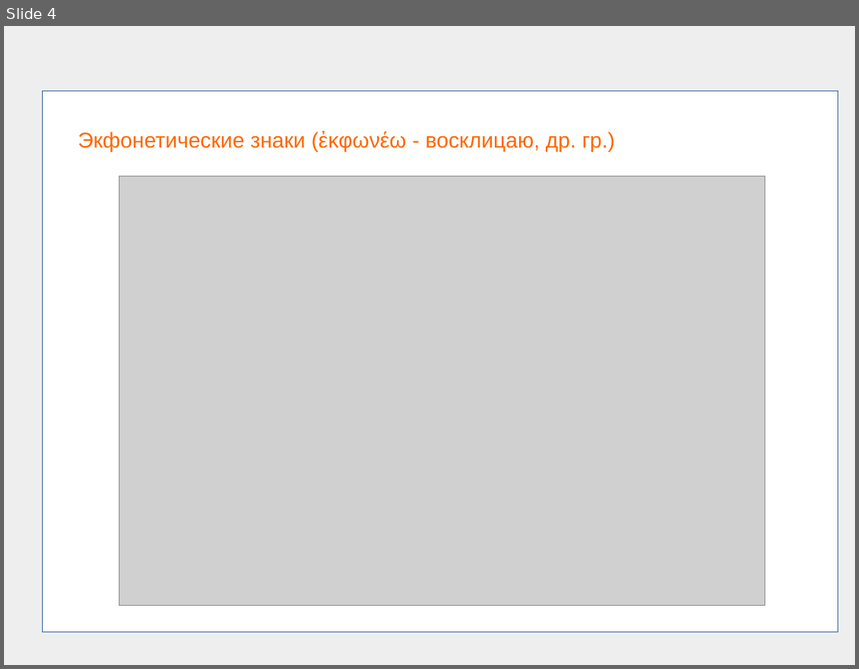
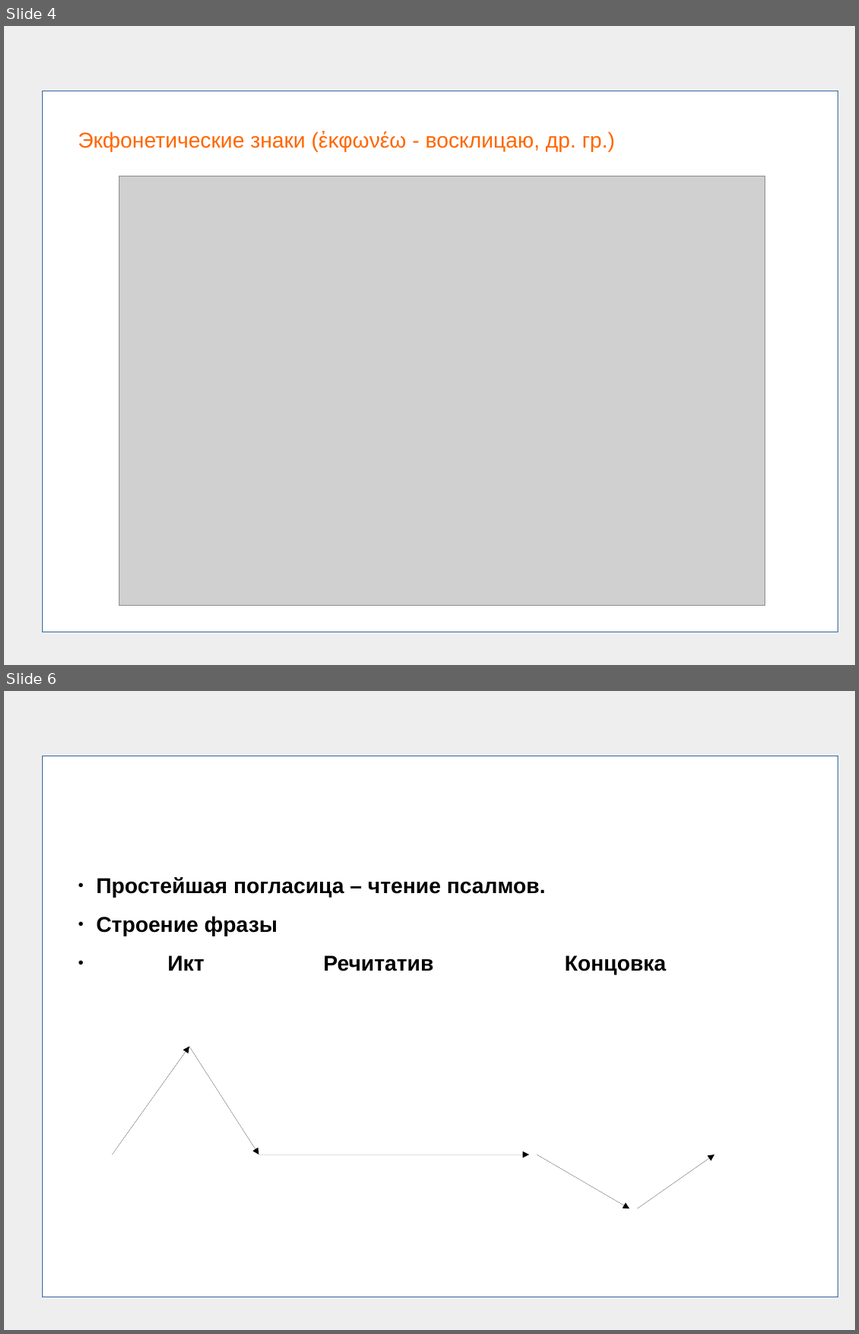
Before and after one commit to frpaul/ob, a slide deck: presentations/Church_reading.odp. Shown one above the other, each under a label of ours: slide 4 before the commit, slides 4 and 6 after it; the slides between them are not shown. The pictures are 859x669 and 859x1334 pixels, drawn with LibreOffice and Linux fonts; fonts in the diff are those of the drawing; grey boxes stand for pictures. Boxes give left, top, right and bottom in pixels: in the first picture for what was removed or moved away, otherwise in the second. Text is boxed around its words. In the diff, an @@ line names an element or a change of style, - is before the commit and + after.

```diff
--- a/presentations/Church_reading.odp
+++ b/presentations/Church_reading.odp
@@ slide 6 added at [4, 691, 855, 1330], background #EEEEEE @@
@@ rectangle added at [43, 756, 838, 1297], fill #FFFFFF, outline #3465A4 0 pt @@
@@ subtitle added at [96, 877, 666, 975], 20 pt, text #000000, bold @@
+● Простейшая погласица – чтение псалмов.
+● Строение фразы
+● Икт Речитатив Концовка
@@ group added at [112, 1047, 715, 1209]: 5 arrows @@
```
Also in this commit, not shown: 2 slides changed, 3 other slides added, 6 slides removed, 12 other files.
